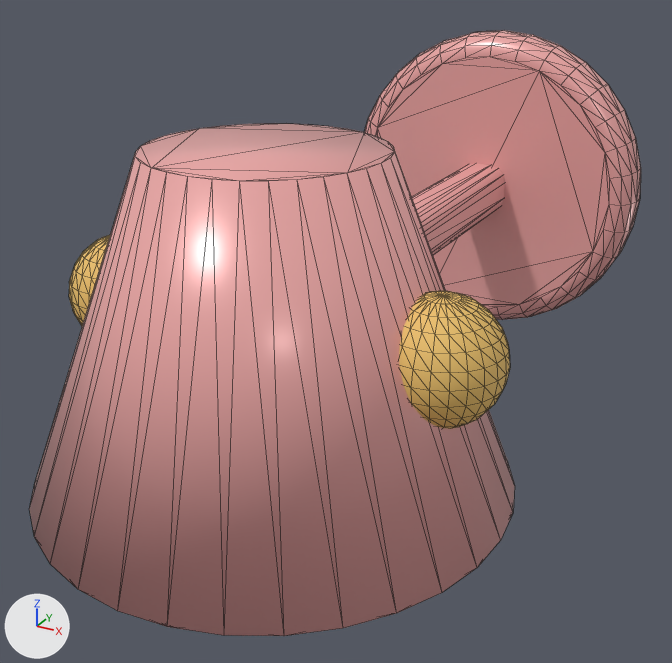
An edit to the glTF model assets/3d/native/wallSpotBellRose.glb, drawn before and after from the same camera.
Rendered twice from a 50 mm camera at (0.297, -0.855, 0.531) aimed at (-0.01, -0.296, 0.252). Every picture has the same lights, and +X, +Y and +Z are marked at lower left. The first picture is the older version. Mesh edges are drawn as thin lines. Where no turn or scale is listed for an object, it has been applied to the vertices. Vertices at exactly the same position are counted once.

Names of what the first picture shows: 'Bell spotlight shade', 'Spotlight support arm', 'Swivel joint', 'Swivel joint.001', 'Wall backplate'.
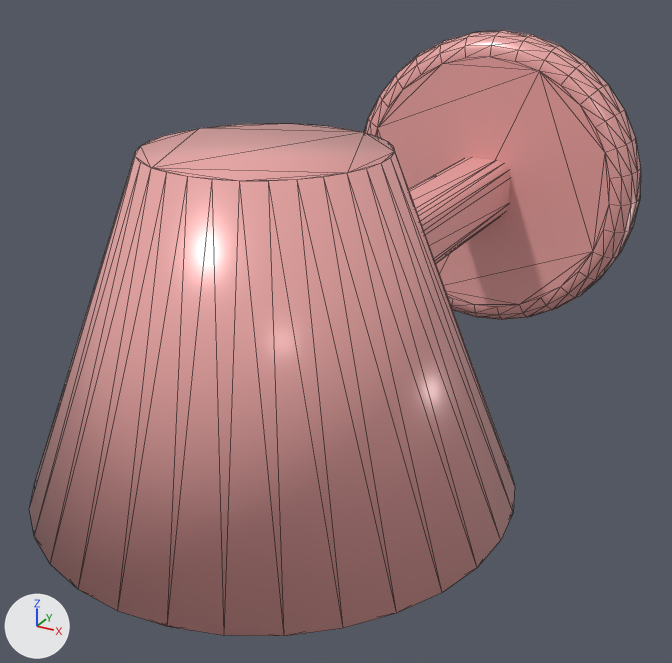
Pixel boxes [x1, y1, x2, y2] of what changed, in the pictures (672 x 663 px):
```json
{"object": "Swivel joint.001", "change": "deleted", "before": [399, 291, 510, 429], "on screen": "orange"}
{"object": "Spotlight support arm", "change": "reshaped, moved", "before": [412, 163, 505, 255], "after": [409, 158, 510, 263]}
{"object": "Swivel joint", "change": "deleted", "before": [69, 235, 110, 326], "on screen": "orange"}
```

Edits to the scene script, one JSON object a line:
```json
{"block": "me_cube_004", "where": "# used by ob_spotlight_support_arm; location = (0.0, -0.18, 0.3)"}
{"op": "remove", "block": "me_cube_004", "code": "me_cube_004.from_pydata(...)  # 96 vertices, 188 faces; spans x -0.023..0.023, y -0.18..0.18, z -0.023..0.023"}
{"op": "add", "block": "me_cube_004", "code": "me_cube_004.from_pydata(...)  # 96 vertices, 188 faces; spans x -0.027..0.027, y -0.2..0.2, z -0.027..0.027"}
{"block": "me_cube_004", "change": "me_cube_004 part 1: 96 of 96 vertices moved; they spanned x -0.023..0.023, y -0.18..0.18, z -0.023..0.023 and now span x -0.027..0.027, y -0.2..0.2, z -0.027..0.027; mean shift (0.0, 0.0, 0.0)"}
{"op": "set", "path": "ob_spotlight_support_arm.location", "old": "(0.0, -0.18, 0.3)", "new": "(0.0, -0.2, 0.3)"}
{"op": "remove", "block": "ob_swivel_joint", "code": ["ob_swivel_joint = bpy.data.objects.new('Swivel joint', me_sphere_006)", "ob_swivel_joint.location = (-0.115, -0.4, 0.3)"]}
{"op": "remove", "block": "ob_swivel_joint_001", "code": ["ob_swivel_joint_001 = bpy.data.objects.new('Swivel joint.001', me_sphere_007)", "ob_swivel_joint_001.location = (0.115, -0.4, 0.3)"]}
```
